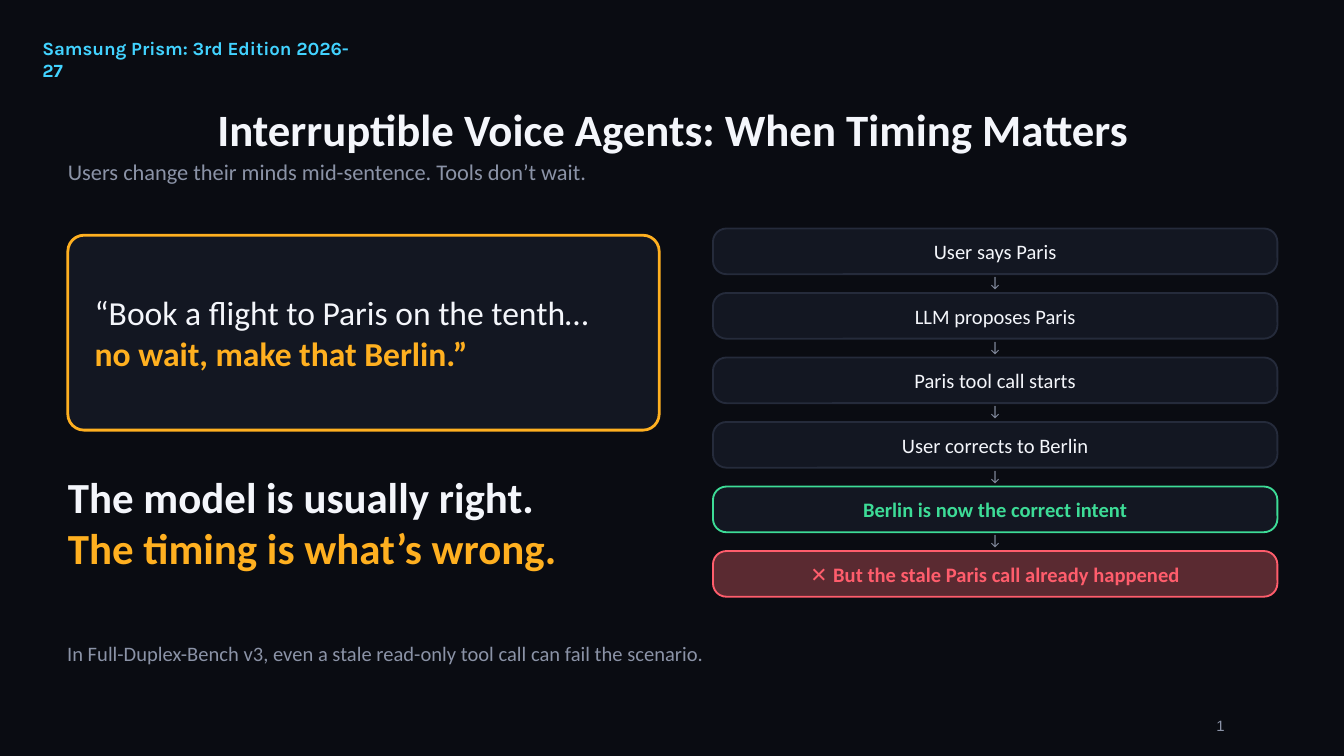
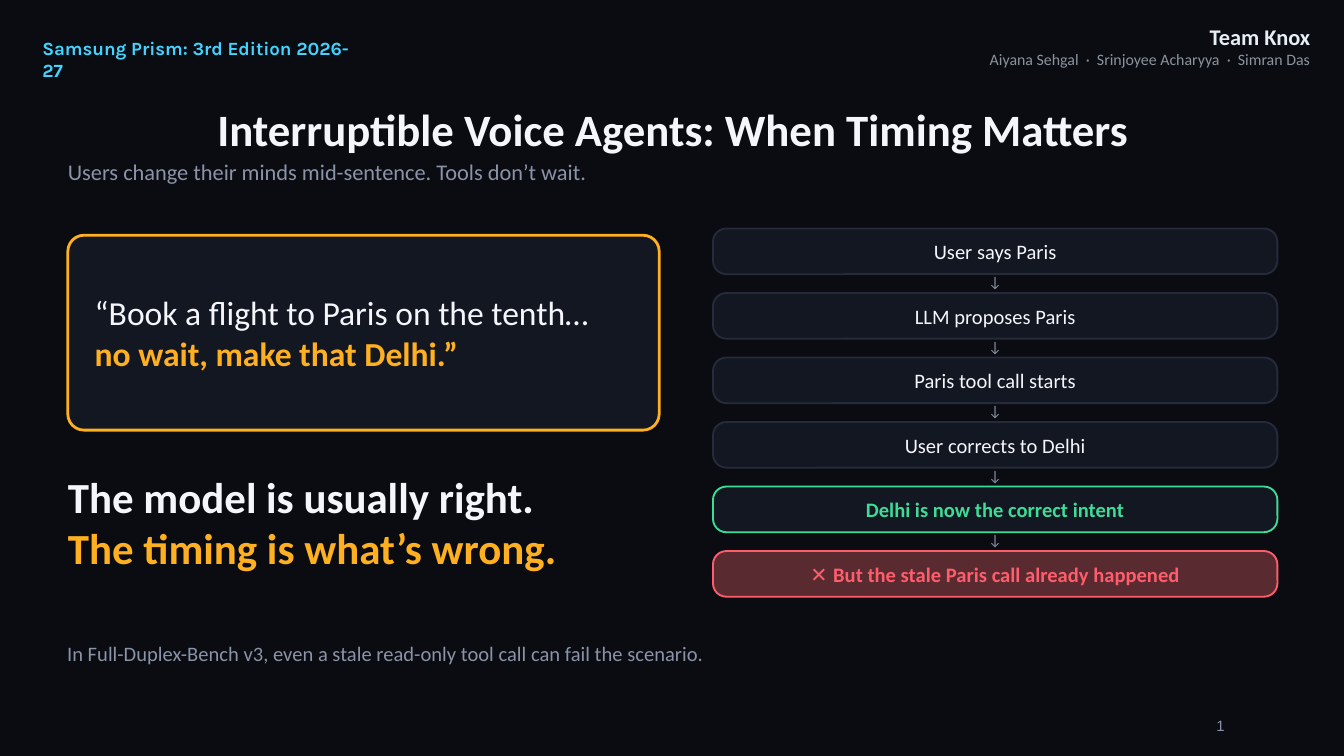
Before and after one commit to Aiyana-Sehgal/Prism_Samsung_Theme_5, a slide deck: slide 1 of docs/Interruptible-Voice-Agents.pptx. Drawn at 1344x756 pixels with LibreOffice and Linux fonts; fonts in the diff are those of the drawing. Boxes give left, top, right and bottom in pixels: in the first picture for what was removed or moved away, otherwise in the second. Text is boxed around its words. In the diff, an @@ line names an element or a change of style, - is before the commit and + after.

Commit message:
Slide 1: add Team Knox and members, align the example with the demo video
The video narrates the correction as Paris -> Delhi; the slide said Berlin.
Updated the quote and both flow steps on slide 1 so the deck matches what is
spoken. Team name and members added to the title slide.

```diff
--- a/docs/Interruptible-Voice-Agents.pptx
+++ b/docs/Interruptible-Voice-Agents.pptx
@@ text added at <box>990,30,1310,68</box>, 8.5 pt, text #8B949E @@
+Team Knox
+Aiyana Sehgal · Srinjoyee Acharyya · Simran Das
@@ text at <box>95,341,458,371</box>: text changed @@
-no wait, make that Berlin.”
+no wait, make that Delhi.”
@@ text at <box>905,438,1085,453</box>: text changed @@
-User corrects to Berlin
+User corrects to Delhi
@@ text at <box>866,502,1124,517</box>: text changed @@
-Berlin is now the correct intent
+Delhi is now the correct intent
```
